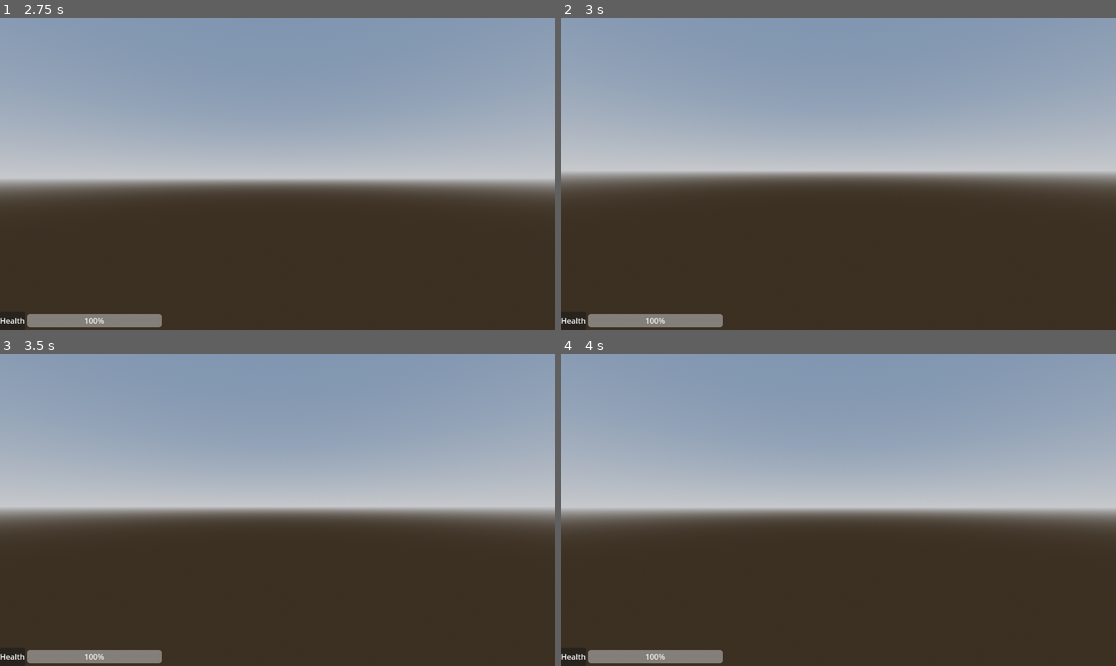
Above: before the commit, frames 1-4 (two rows, left to right).
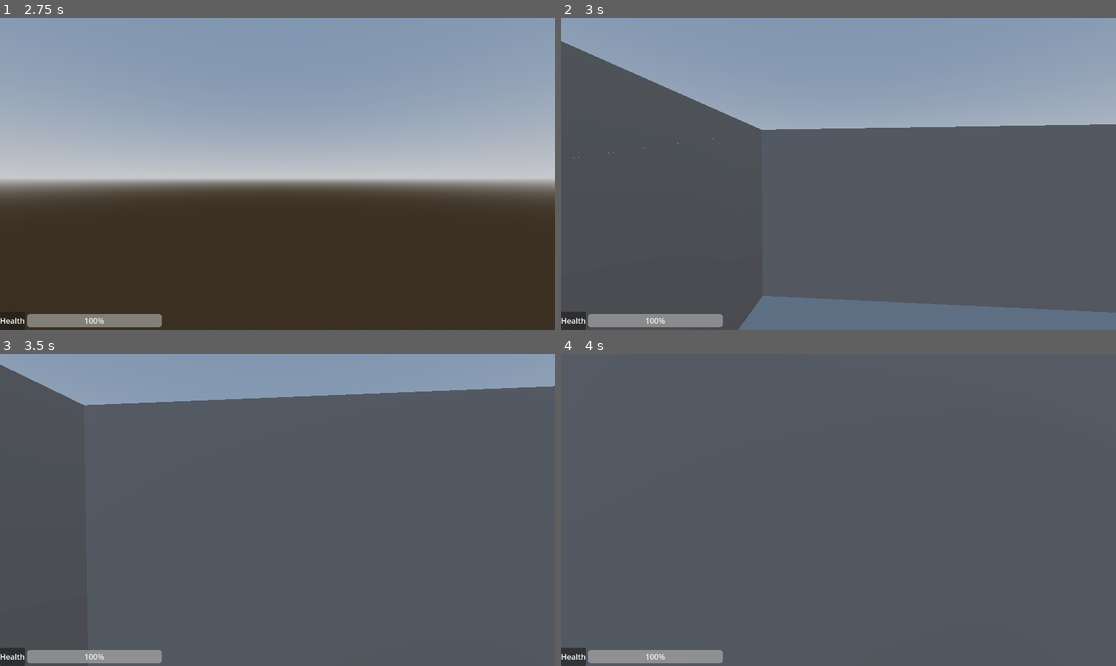
Above: after the commit, the same moments.

Repository: city-high-rider/soulswap
Game: Godot game, scene res://test_level.tscn
The game is run twice, just before and just after one commit, with the same random seed, the same clock (stepped at 60 frames per second) and the same inputs.
Inputs (mouse positions are in pixels of both pictures, inside the frame that each line leads up to):
- Up to frame 1 (2.75 s): move the mouse to (305, 174) at 0.52 s; hold W (forward) from 0.53 s (still down); tap F (possess) at 0.6 s; tap Space (jump) at 0.77, 1.52 s; move the mouse to (249, 174) at 1.27 s; click (249, 174) at 1.35 s; tap Enter at 2 s; move the mouse to (288, 167) at 2.02 s; tap Tab (toggle_info) at 2.1 s
- Up to frame 2 (3 s): keep holding W (forward); tap R (restart) at 2.75 s; move the mouse to (832, 180) at 2.77 s; tap F (possess) at 2.85 s
- Up to frame 3 (3.5 s): keep holding W (forward); tap Space (jump) at 3.02 s
- Up to frame 4 (4 s): keep holding W (forward); move the mouse to (877, 513) at 3.52 s; press the mouse at (877, 513) at 3.53 s; tap Space (jump) at 3.77 s

Frame 1 is identical in both runs. In frame 2, 67% of the frame differs, in the area x 0-100%, y 7-100%; in frame 3, 85%; in frame 4, 99%, in the area x 0-100%, y 0-100%.
Error after the commit: Invalid access to property or key 'ghost_mount' on a base object of type 'Nil'. (res://globals/PlayerInfo.gd:24)

Commit message:
Make reloading checkpoint revert to the body that was possessed when the checkpoint was activated

Diff:
--- a/components/UiScreens/death_screen.gd
+++ b/components/UiScreens/death_screen.gd
@@ -1,6 +1,6 @@
 extends Control
 
 func _input(event: InputEvent) -> void:
-	if Input.is_action_just_pressed("restart") and is_visible_in_tree():
+	if Input.is_action_just_pressed("restart"): #and is_visible_in_tree():
 		CheckpointManager.load_checkpoint.emit()
 		hide()
--- a/globals/PlayerInfo.gd
+++ b/globals/PlayerInfo.gd
@@ -7,3 +7,19 @@
 
 # Which body is the player currently controlling?
 var current_player_shell : Shell
+
+
+# Which body was the player controlling when they hit the checkpoint?
+var last_saved_player_shell : Shell
+
+func _ready() -> void:
+	CheckpointManager.checkpoint_activated.connect(save_data)
+	CheckpointManager.load_checkpoint.connect(load_data)
+
+
+func save_data() -> void:
+	last_saved_player_shell = current_player_shell
+
+func load_data() -> void:
+	last_saved_player_shell.ghost_mount.change_ghost(current_player_shell.ghost_mount.ghost)
+	current_player_shell = last_saved_player_shell
